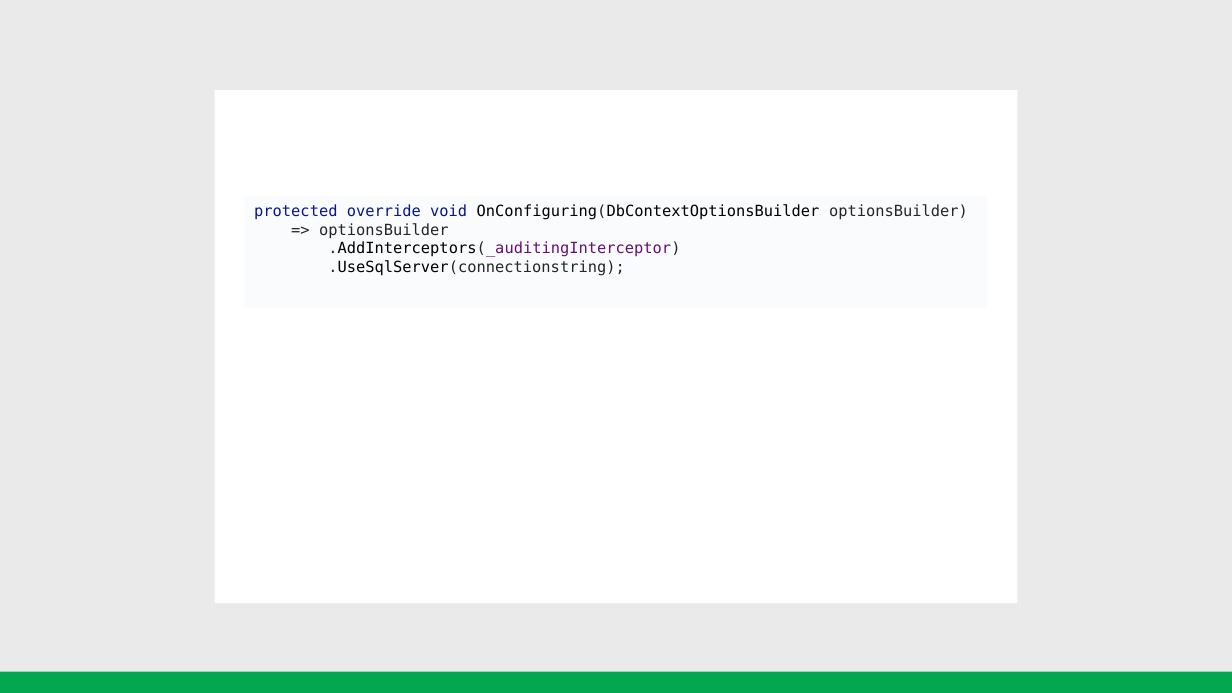
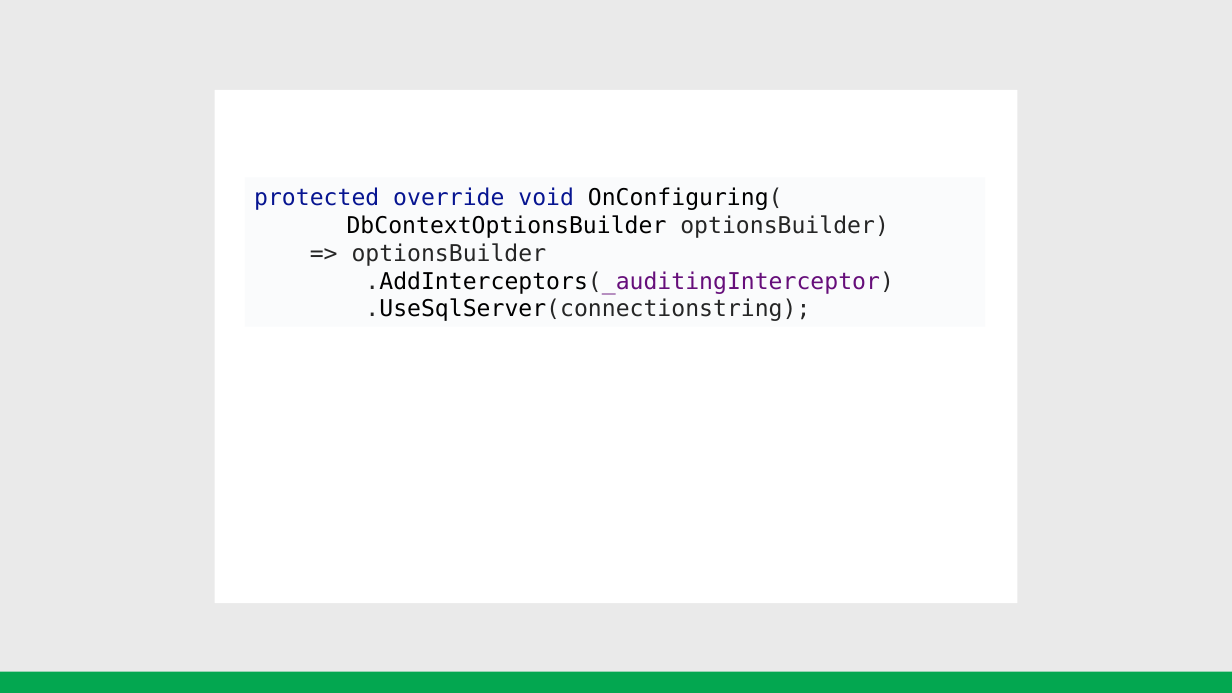
Before and after one commit to cwoodruff/EFCore5Demos, a slide deck: slide 35 of What’s new in Entity Framework Core 5.pptx (slide 32 before the commit). Drawn at 1232x693 pixels with LibreOffice and Linux fonts; fonts in the diff are those of the drawing. Boxes give left, top, right and bottom in pixels: in the first picture for what was removed or moved away, otherwise in the second. Text is boxed around its words. In the diff, an @@ line names an element or a change of style, - is before the commit and + after.

```diff
--- a/What’s new in Entity Framework Core 5.pptx
+++ b/What’s new in Entity Framework Core 5.pptx
@@ text at [254,187,893,321]: text changed; size 12 to 18 pt @@
-protected override void OnConfiguring(DbContextOptionsBuilder optionsBuilder)
-=> optionsBuilder
-.AddInterceptors(_auditingInterceptor)
-.UseSqlServer(connectionstring);
+protected override void OnConfiguring(
+DbContextOptionsBuilder optionsBuilder)
+=> optionsBuilder
+.AddInterceptors(_auditingInterceptor)
+.UseSqlServer(connectionstring);
```
Also in this commit, not shown: 5 other slides changed, 4 slides added.
